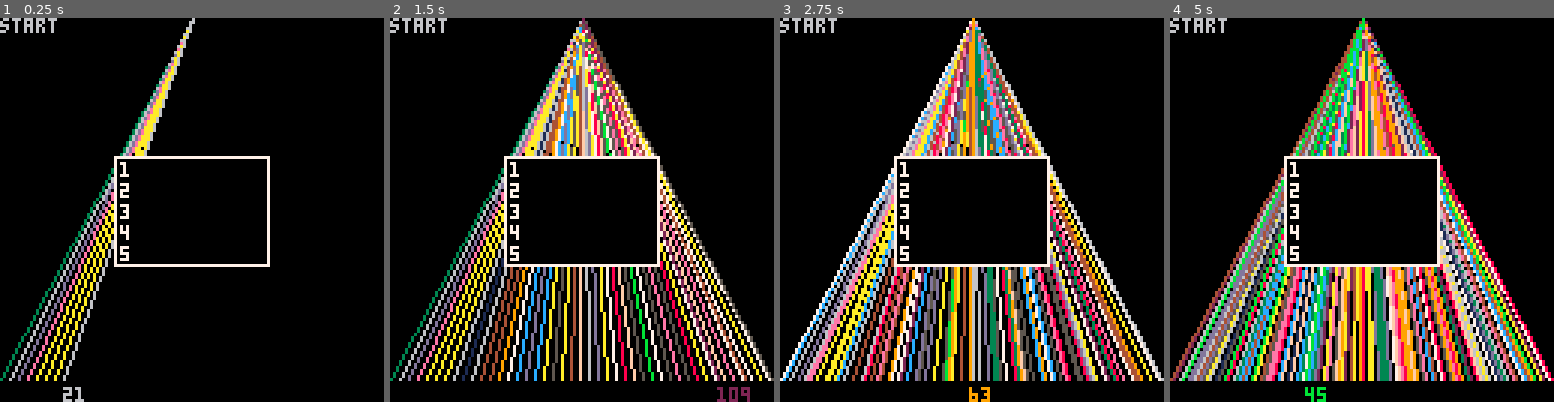
Above: before the commit, frames 1-4 (left to right).
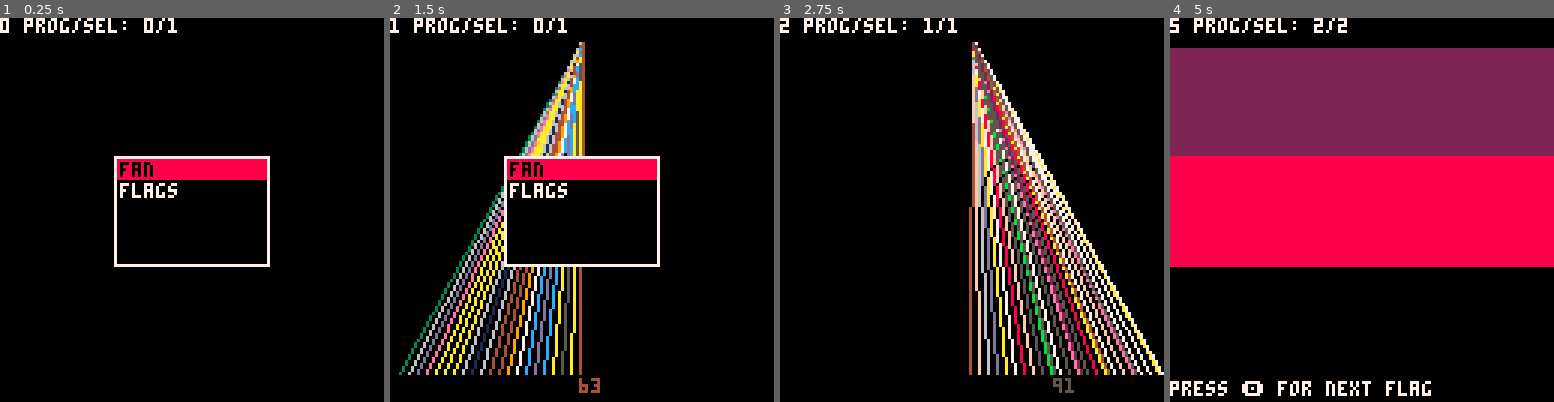
Above: after the commit, the same moments.

Repository: marsfromlars/lamodejuste
Game: PICO-8 cartridge carts/lamodejuste.p8
The game is run twice, just before and just after one commit, with the same random seed, the same clock (stepped at 60 frames per second) and the same inputs.
Inputs:
- Up to frame 1 (0.25 s): no input
- Up to frame 2 (1.5 s): tap X (X key) at 0.33, 1.07 s; tap O (Z key) at 0.7 s
- Up to frame 3 (2.75 s): hold Right 1.6-2.1 s; tap O (Z key) at 1.7, 2.1, 2.5 s; tap X (X key) at 1.85 s; hold Up 2.15-2.42 s; hold Right from 2.47 s (still down)
- Up to frame 4 (5 s): tap O (Z key) every 0.4 s from 2.9 to 4.9 s; tap X (X key) at 2.97, 4.08 s; release Right at 3.03 s; hold Left 3.08-3.58 s; hold Down 3.63-3.97 s; hold Right 4.02-4.68 s; hold Up from 4.73 s (still down)

The runs differ from the first frame. In frame 1, 7.6% of the frame differs, in the area x 0-70%, y 0-100%; in frame 2, 24%; in frame 3, 32%; in frame 4, 79%, in the area x 0-100%, y 0-100%.

Commit message:
First two programs work.

Diff:
--- a/carts/lamodejuste.p8
+++ b/carts/lamodejuste.p8
@@ -3,47 +3,123 @@
 __lua__
 function _init()
     cls()
+    print( "starting up" )
     pos = 0
-    dir = 1
-    step = 3
-    print( "start" )
-    charw = 5
-    charh = 7
-    midx = 64
-    midy = 64
-    white = 7
-    black = 0
-    menu = {"Fan","Flags"}
+    dir, step = 1, 3
+    charw, charh = 5, 7
+    midx, midy = 64, 64
+    white, black, red = 7, 0, 8
+    up, down, action, action2 = 2, 3, 5, 4
+    menu = {"fan","flags"}
     selected = 1
+    prog_menu, prog_fan, prog_flags = 0, 1, 2
+    prog = prog_menu
+    flag_created = false
 end
+
 -->8
 function _update()
+    if btnp( action ) then
+        if prog != prog_menu then
+            prog = prog_menu
+            return
+        end
+    end
+    if prog == prog_menu then
+        update_menu()
+    elseif prog == prog_fan then
+        update_fan()
+    elseif prog == prog_flags then
+        update_flags()
+    end
+end
+
+function update_menu()
+    if btnp( up ) then selected = selected - 1 end
+    if btnp( down ) then selected = selected + 1 end
+    if btnp( action ) then
+        prog = selected
+        cls()
+        flag_created = false
+    end
+    if selected < 1 then
+        selected = #menu
+    elseif selected > #menu then
+        selected = 1
+    end
+end
+
+function update_fan()
     color = 1+flr(rnd(15))
-    rectfill(0,123,127,127,0)
-    print( pos, pos, 123, color )
-
-    line(64,0,pos,120,color)
-    pos = pos + step
+    pos += step
     if pos > 127 or pos < 0 then
         dir = -dir
         step = dir * ( 2 + flr(rnd(10)) )
         pos = max( 0, pos )
         pos = min( 127, pos )
     end
-    drawmenu()
 end
+
+function update_flags()
+    if btnp( action2 ) then flag_created = false end
+end
+
 -->8
-function drawmenu()
+function _draw()
+    if prog == prog_menu then
+        draw_menu()
+    elseif prog == prog_fan then
+        draw_fan()
+    elseif prog == prog_flags then
+        draw_flags()
+    end
+    draw_status()
+end
+
+function draw_status()
+    rectfill(0,0,127,7,0)
+    print( flr(time()).." prog/sel: "..prog.."/"..selected, 0, 0, white )
+end
+
+function draw_menu()
     w = 10 * charw + 1
     h = 5 * charh + 1
     x = midx - w/2
     y = midy - h/2
     rectfill(x,y,x+w,y+h,black)
     rect(x,y,x+w,y+h,white)
-    for i = 1, max(5,#menu) do
-        print(i,x+2,y+((i-1)*charh)+2,white)
+    for i = 1, min(5,#menu) do
+        yrow = y+((i-1)*charh)+2
+        textcolor = white
+        if i == selected then
+            rectfill(x+1,yrow-1,x+w-1,yrow+charh-2,red)
+            textcolor = black
+        end
+        print(menu[i],x+2,yrow,textcolor)
     end
 end
+
+function draw_fan()
+    rectfill(0,120,127,127,0)
+    -- cls()
+    print( pos, pos, 120, color )
+    line(64,7,pos,118,color)
+end
+
+function draw_flags()
+    if not flag_created then
+        cls()
+        top = 10
+        bot = 120
+        h = (bot-top)/3
+        rectfill(0,top,127,top+h,flr(rnd(16)))
+        rectfill(0,top+h,127,top+2*h,flr(rnd(16)))
+        rectfill(0,top+2*h,127,top+3*h,flr(rnd(16)))
+        print( "press 🅾️ for next flag", 0, 121, white )
+        flag_created = true
+    end
+end
+
 __gfx__
 00000000000000000000000000000000000000000000000000000000000000000000000000000000000000000000000000000000000000000000000000000000
 00000000000000000000000000000000000000000000000000000000000000000000000000000000000000000000000000000000000000000000000000000000
